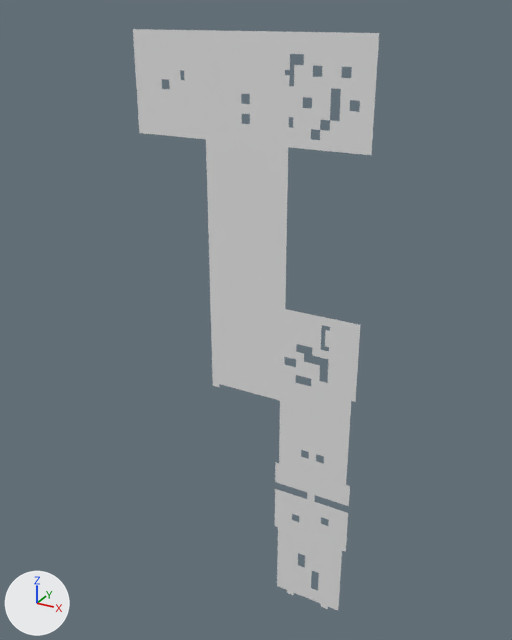
Renders of the OBJ model Assets/Tiled2Unity/Meshes/Journey1RightSide.obj from each side of a commit.
The view is the same before and after, from a camera (50 mm lens) standing at (3037.0, -8496.0, 263.0) and looking at (-1759.0, 225.0, -4098.0). The lights are fixed; the arrows at lower left show +X, +Y and +Z. Where no turn or scale is listed for an object, it has been applied to the vertices.

In view in the first picture: 'Journey1RightSide'.
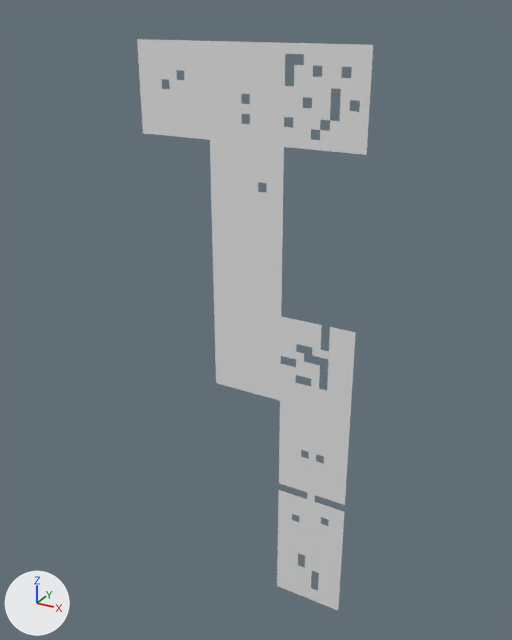
The edits, one by one:
me_journey1rightside is used by ob_journey1rightside; location (0.0, 0.0, 0.0).
me_journey1rightside had 4105 vertices, 3764 faces and spanned x -3584.0..0.0, y 0.0, z -9024.0..0.0.
me_journey1rightside now has 3732 vertices, 3396 faces and spans x -3520.0..-64.0, y 0.0, z -8960.0..-128.0.
me_journey1rightside part 1: 327 vertices removed from x -3584.0..0.0, y 0.0, z -5312.0..0.0.
me_journey1rightside part 2: 20 vertices removed from x 0.0, y 0.0, z -7680.0..-6400.0.
me_journey1rightside part 3: 20 vertices removed from x -1280.0, y 0.0, z -7680.0..-6400.0.

Pixel boxes (x1, y1, x2, y2) of what changed, in the pictures (512 x 640 px):
'Journey1RightSide', reshaped
    before: (133, 29, 379, 610)
    after: (137, 39, 373, 610)
part 1 of me_journey1rightside, deleted
    before: (133, 29, 379, 402)
part 2 of me_journey1rightside, deleted
    before: (342, 485, 350, 552)
part 3 of me_journey1rightside, deleted
    before: (275, 462, 279, 527)
